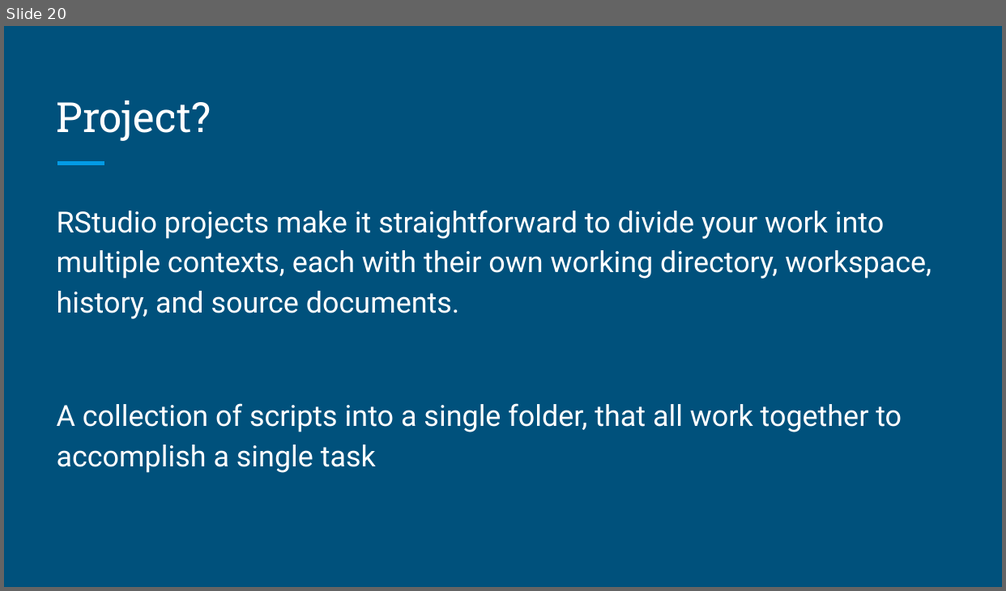
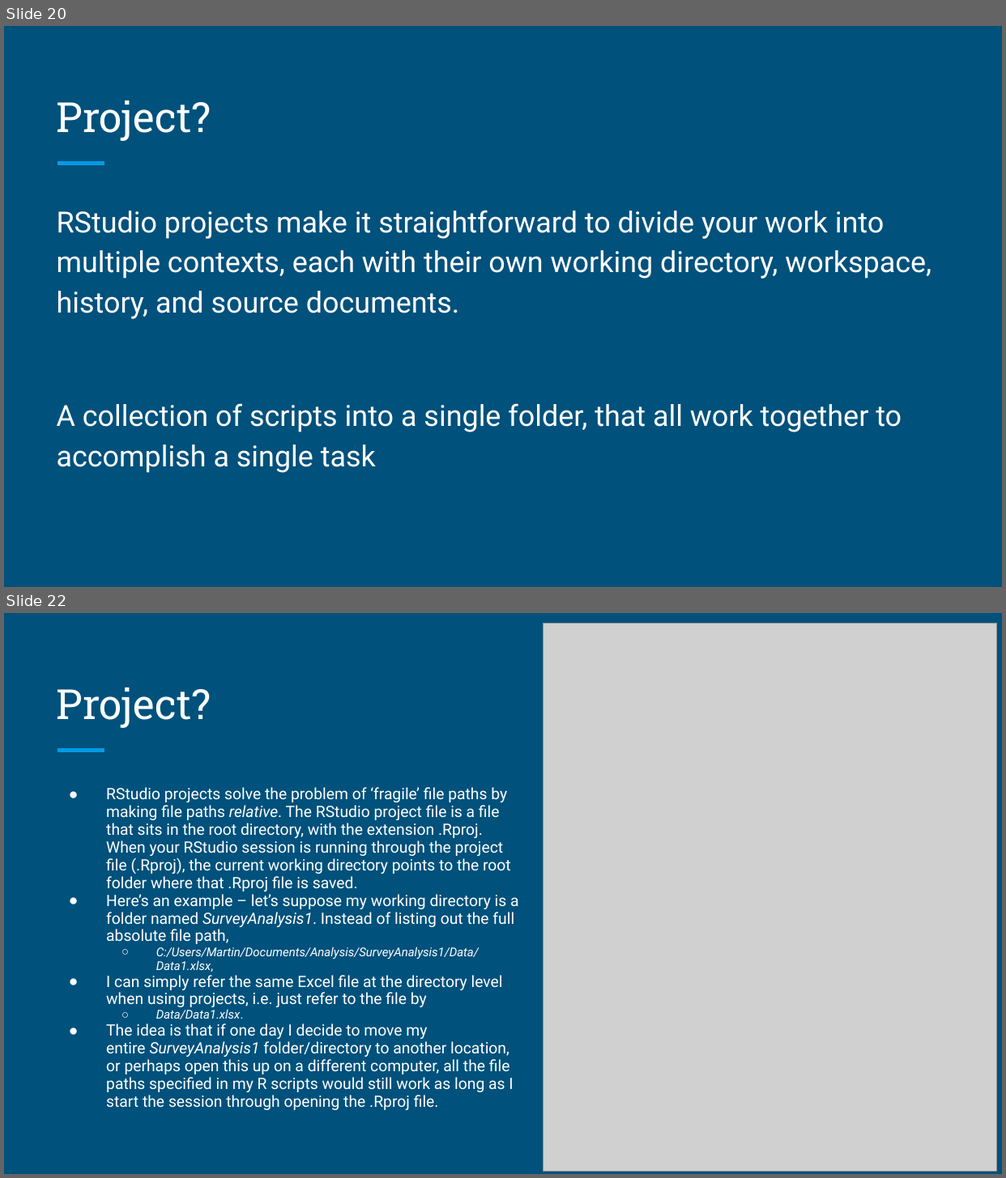
Before and after one commit to brandonyph/APB-Workshop-DataAnalyticsEssentials, a slide deck: Week 1-Basics, Scripting and Project/Week 1- Basics, Scripting and Project.pptx. Shown one above the other, each under a label of ours: slide 20 before the commit, slides 20 and 22 after it; the slides between them are not shown. The pictures are 1006x591 and 1006x1178 pixels, drawn with LibreOffice and Linux fonts; fonts in the diff are those of the drawing; grey boxes stand for pictures. Boxes give left, top, right and bottom in pixels: in the first picture for what was removed or moved away, otherwise in the second. Text is boxed around its words. In the diff, an @@ line names an element or a change of style, - is before the commit and + after.

```diff
--- a/Week 1-Basics, Scripting and Project/Week 1- Basics, Scripting and Project.pptx
+++ b/Week 1-Basics, Scripting and Project/Week 1- Basics, Scripting and Project.pptx
@@ slide 22 added at bbox=[4, 613, 1002, 1174], background #00517C; not listed: 1 template element that a slide beside it also shows @@
@@ picture added at bbox=[543, 623, 997, 1171] @@
@@ title added at bbox=[57, 688, 211, 728], 30 pt, text #FFFFFF @@
+Project?
@@ text added at bbox=[106, 787, 519, 1110], 11.2 pt, text #FFFFFF @@
+● RStudio projects solve the problem of ‘fragile’ file paths by making file paths relative. The RStudio project file is a file that sits in the root directory, with the extension .Rproj. When your RStudio session is running through the project file (.Rproj), the current working directory points to the root folder where that .Rproj file is saved.
+● Here’s an example – let’s suppose my working directory is a folder named SurveyAnalysis1. Instead of listing out the full absolute file path,
+  ○ C:/Users/Martin/Documents/Analysis/SurveyAnalysis1/Data/Data1.xlsx,
+● I can simply refer the same Excel file at the directory level when using projects, i.e. just refer to the file by
+  ○ Data/Data1.xlsx.
+● The idea is that if one day I decide to move my entire SurveyAnalysis1 folder/directory to another location, or perhaps open this up on a different computer, all the file paths specified in my R scripts would still work as long as I start the session through opening the .Rproj file.
```
Also in this commit, not shown: 5 slides changed, 1 other slide added, 8 other files.
